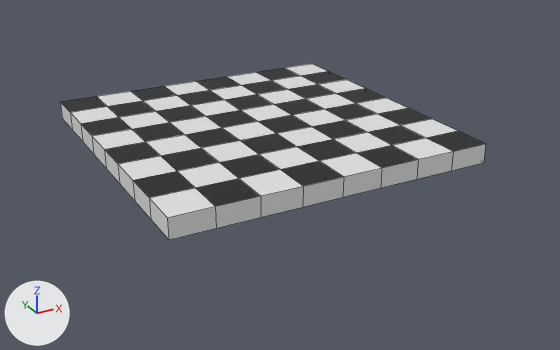
Before and after pictures for a commit that changed the Blender file Chess/Board.blend.
Camera for both pictures: a camera (50 mm lens) standing at (-0.511, -0.999, 0.402) and looking at (0.019, -0.036, -0.08). The lights are fixed; the arrows at lower left show +X, +Y and +Z. Mesh edges are drawn as thin lines.

In view in the first picture: 'Board'.
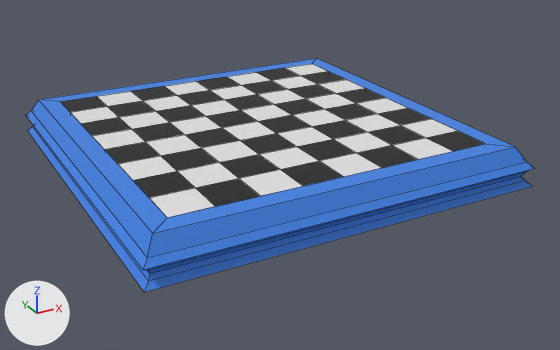
Commit message: Added extra part for board.

Diff of the bpy script that builds the scene:
```diff
--- a/Chess/Board.blend.py
+++ b/Chess/Board.blend.py
@@ mat_bottomboardmaterial @@
+mat_bottomboardmaterial = principled_material('BottomBoardMaterial')
+mat_bottomboardmaterial.base_color = (0.0466, 0.226, 0.8)  # blue #3d83e7
@@ me_cube_001 @@
+me_cube_001.from_pydata(...)  # 36 vertices, 34 faces; spans x -0.29..0.29, y -0.29..0.29, z -0.057..0.0
+me_cube_001.materials.append(mat_bottomboardmaterial)  # its picture is missing
@@ ob_bottomboard @@
+ob_bottomboard = bpy.data.objects.new('BottomBoard', me_cube_001)
+ob_bottomboard.location = (0.0, 0.0, 0.0)
```

Boxes (x1, y1, x2, y2) around the edits, measured in the pictures (560 x 350 px):
'BottomBoard', added (blue)
    after: (26, 58, 534, 292)
